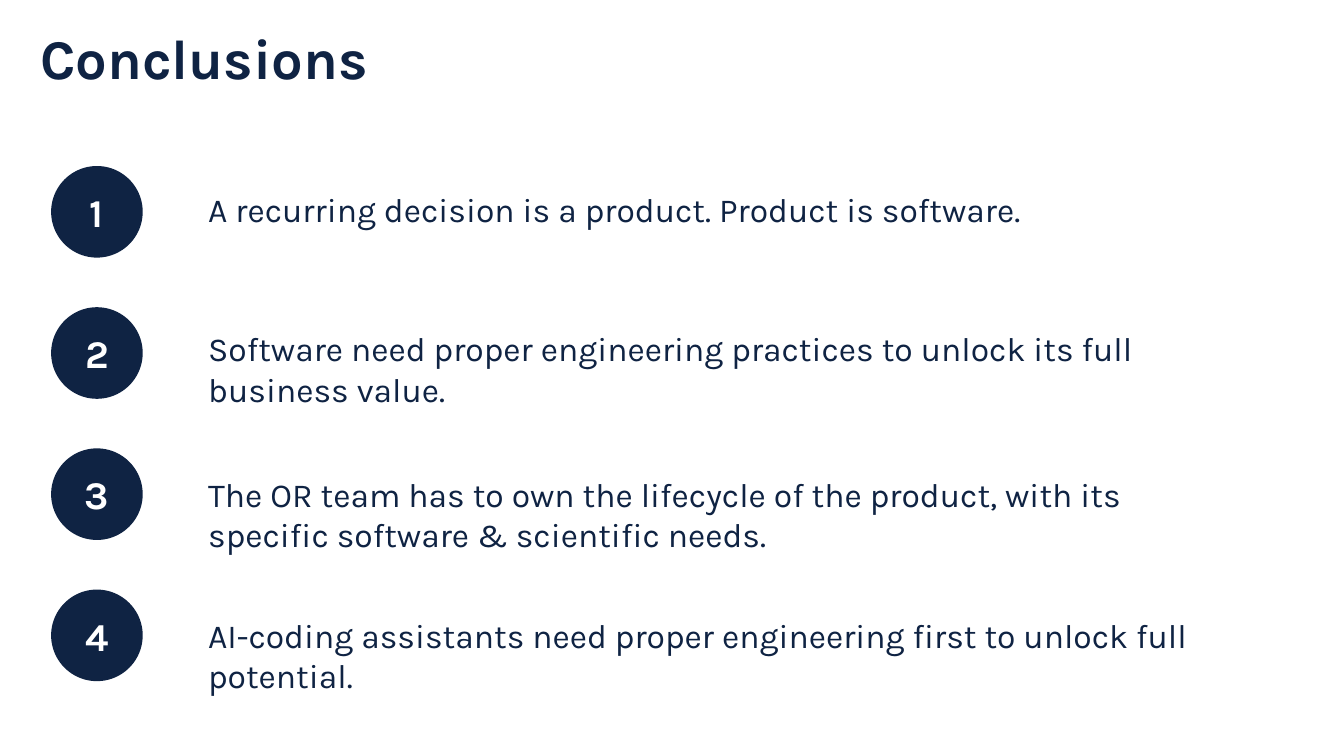
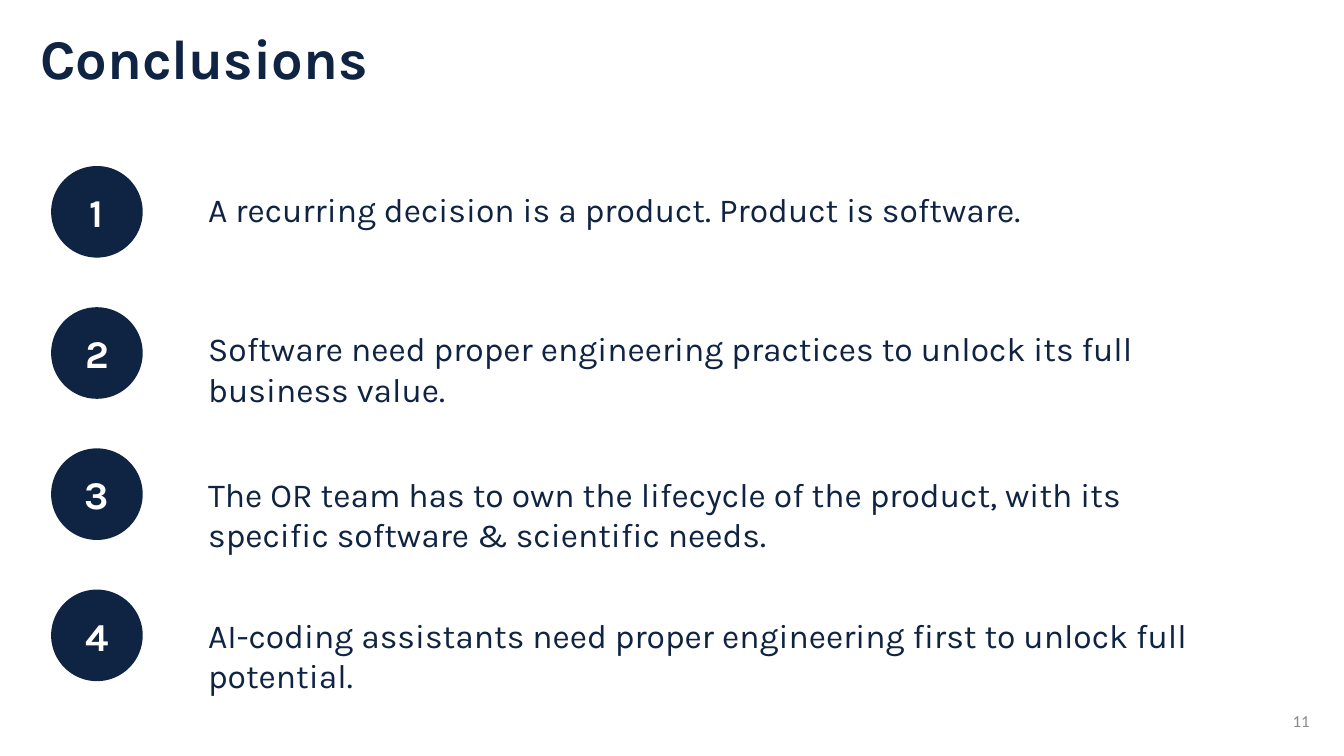
Before and after one commit to sefop/sefop-training-hub, a slide deck: slide 11 of workshops/2026-10-25-agifors-annual-symposium/agifors-sefop.pptx. Drawn at 1344x756 pixels with LibreOffice and Linux fonts; fonts in the diff are those of the drawing. Boxes give left, top, right and bottom in pixels: in the first picture for what was removed or moved away, otherwise in the second. Text is boxed around its words. In the diff, an @@ line names an element or a change of style, - is before the commit and + after.

```diff
--- a/workshops/2026-10-25-agifors-annual-symposium/agifors-sefop.pptx
+++ b/workshops/2026-10-25-agifors-annual-symposium/agifors-sefop.pptx
@@ page number added at [1293, 716, 1310, 727], 12 pt, text #8C8C8C @@
+11
```
Also in this commit, not shown: 9 other slides changed.
